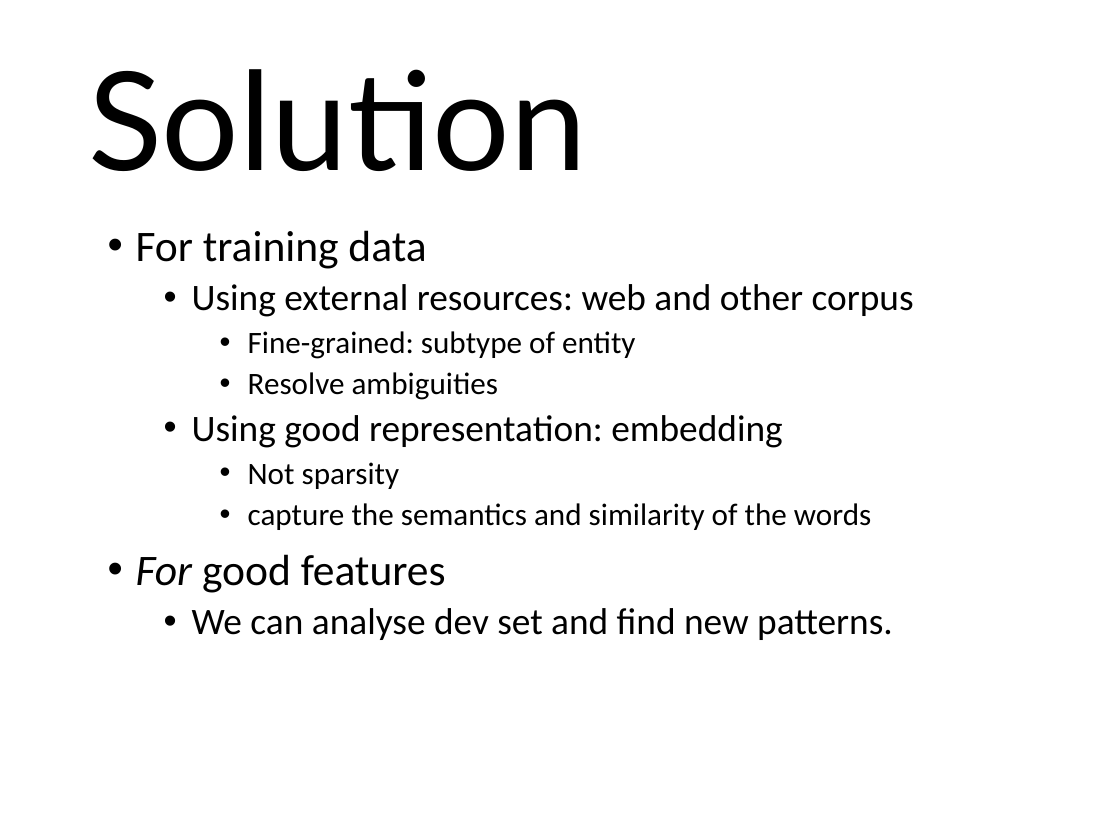
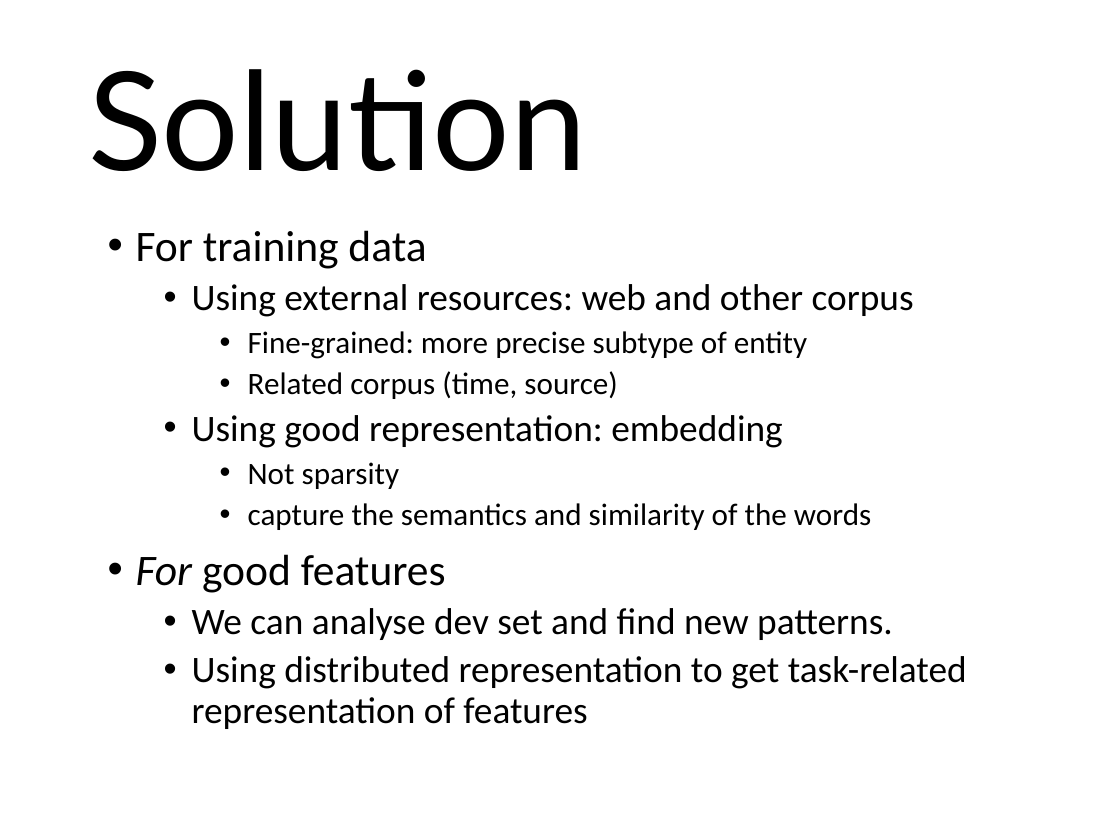
Before and after one commit to Aureliu/Doc-Share, a slide deck: slide 38 of Report/Event Extraction/Survey Report - mingdi - 150910.pptx. Drawn at 1120x840 pixels with LibreOffice and Linux fonts; fonts in the diff are those of the drawing. Boxes give left, top, right and bottom in pixels: in the first picture for what was removed or moved away, otherwise in the second. Text is boxed around its words. In the diff, an @@ line names an element or a change of style, - is before the commit and + after.

```diff
--- a/Report/Event Extraction/Survey Report - mingdi - 150910.pptx
+++ b/Report/Event Extraction/Survey Report - mingdi - 150910.pptx
@@ text at (248, 331, 807, 399): text changed @@
-    • Fine-grained: subtype of entity
-    • Resolve ambiguities
+    • Fine-grained: more precise subtype of entity
+    • Related corpus (time, source)
@@ text at (192, 656, 967, 729): paragraph added @@
+  • Using distributed representation to get task-related representation of features
```
Also in this commit, not shown: 3 other slides changed, 1 other file.
